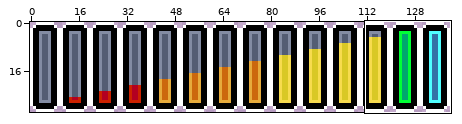
File history of a sprite sheet, Assets/Sprites/hud_meter_reload_allstates.png. Above, an overview of the earlier version with the close-up marked.
Close-up. Before the commit:
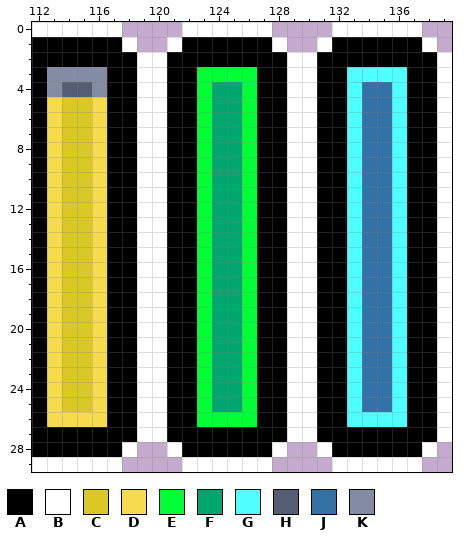
The file is 140x30 pixels. Shown: x 112..139, y 0..29.
Palette (. is transparent): A #000000  B #ffffff  C #d9c825  D #f7db4e  E #00ff35  F #00a66e  G #4ffeff  H #545d73  J #3371a6  K #838ca3
Pixels before, first column x 112:
 0 BBBBBB....BBBBBB....BBBBBB..
 1 AAAAAAB..BAAAAAAB..BAAAAAAB.
 2 AAAAAAABBAAAAAAAABBAAAAAAAAB
 3 AKKKKAABBAAEEEEAABBAAGGGGAAB
 4 AKHHKAABBAAEFFEAABBAAGJJGAAB
 5 ADCCDAABBAAEFFEAABBAAGJJGAAB
 6 ADCCDAABBAAEFFEAABBAAGJJGAAB
 7 ADCCDAABBAAEFFEAABBAAGJJGAAB
 8 ADCCDAABBAAEFFEAABBAAGJJGAAB
 9 ADCCDAABBAAEFFEAABBAAGJJGAAB
10 ADCCDAABBAAEFFEAABBAAGJJGAAB
11 ADCCDAABBAAEFFEAABBAAGJJGAAB
12 ADCCDAABBAAEFFEAABBAAGJJGAAB
13 ADCCDAABBAAEFFEAABBAAGJJGAAB
14 ADCCDAABBAAEFFEAABBAAGJJGAAB
15 ADCCDAABBAAEFFEAABBAAGJJGAAB
16 ADCCDAABBAAEFFEAABBAAGJJGAAB
17 ADCCDAABBAAEFFEAABBAAGJJGAAB
18 ADCCDAABBAAEFFEAABBAAGJJGAAB
19 ADCCDAABBAAEFFEAABBAAGJJGAAB
20 ADCCDAABBAAEFFEAABBAAGJJGAAB
21 ADCCDAABBAAEFFEAABBAAGJJGAAB
22 ADCCDAABBAAEFFEAABBAAGJJGAAB
23 ADCCDAABBAAEFFEAABBAAGJJGAAB
24 ADCCDAABBAAEFFEAABBAAGJJGAAB
25 ADCCDAABBAAEFFEAABBAAGJJGAAB
26 ADDDDAABBAAEEEEAABBAAGGGGAAB
27 AAAAAAABBAAAAAAAABBAAAAAAAAB
28 AAAAAAB..BAAAAAAB..BAAAAAAB.
29 BBBBBB....BBBBBB....BBBBBB..
After the commit:
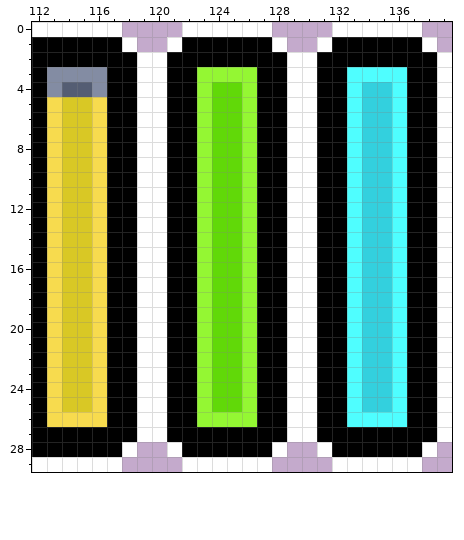
The commit says: Modify max/extra reload meter sprites
What changed:
colour E: #00ff35 -> #94f733
colour F: #00a66e -> #61d908
colour J: #3371a6 -> #33d0de
